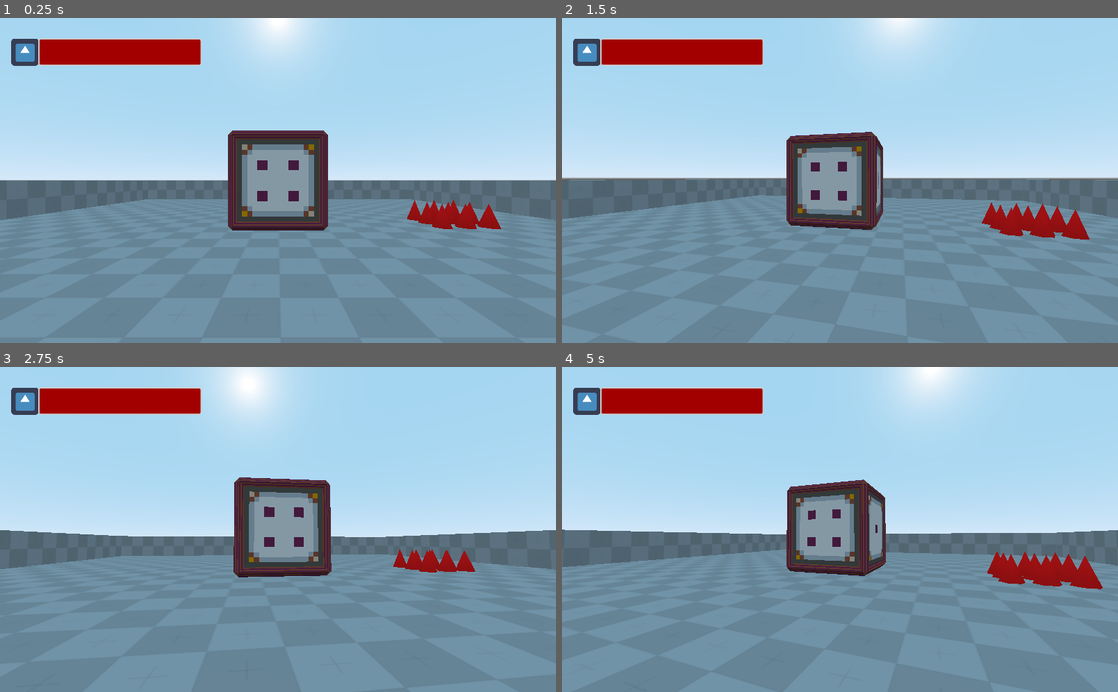
Above: before the commit, frames 1-4 (two rows, left to right).
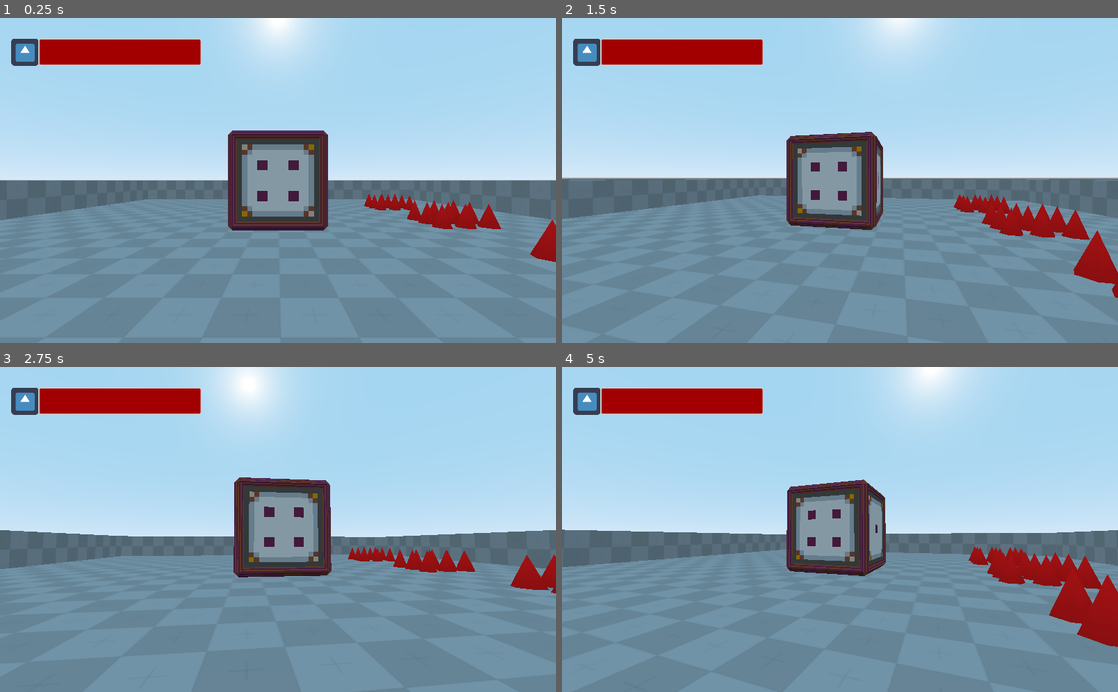
Above: after the commit, the same moments.

Repository: artbydaelok/CubeGame
Game: Godot game, scene res://Game.tscn
Two runs of this game, one before a commit and one after it. Both use one fixed random seed, a clock stepped at 60 frames per second and the inputs below. The engine's default icon, where the game draws it, is replaced by a stand-in: a white triangle on a blue panel in a dark square.
Inputs (mouse positions are in pixels of both pictures, inside the frame that each line leads up to):
- Up to frame 1 (0.25 s): no input
- Up to frame 2 (1.5 s): move the mouse to (867, 180) at 0.52 s; hold Mouse wheel up (zoom_in) 0.53-1.28 s; hold Up (ui_up) from 0.53 s (still down); move the mouse to (812, 180) at 1.27 s; tap Mouse wheel down (zoom_out) at 1.35 s
- Up to frame 3 (2.75 s): keep holding Up (ui_up); move the mouse to (289, 523) at 2.02 s; hold Mouse wheel up (zoom_in) from 2.03 s (still down)
- Up to frame 4 (5 s): keep holding Up (ui_up); move the mouse to (834, 536) at 2.77 s; release Mouse wheel up (zoom_in) at 2.78 s; tap Mouse wheel down (zoom_out) at 2.85, 4.35 s; move the mouse to (878, 532) at 3.52 s; hold Mouse wheel up (zoom_in) 3.53-4.28 s; move the mouse to (795, 526) at 4.27 s

The runs differ from the first frame. In frame 1, 0.6% of the frame differs, in the area x 65-100%, y 54-76%; in frame 2, 1.1%; in frame 3, 0.8%; in frame 4, 1.9%, in the area x 73-100%, y 55-87%.

Commit message:
Added random direction for spikes and started development of flame tiles

Diff:
--- a/Game.tscn
+++ b/Game.tscn
@@ -36,6 +36,12 @@
 
 [node name="Hazards" type="Spatial" parent="LevelLayer/Level"]
 
+[node name="Spikes2" parent="LevelLayer/Level" instance=ExtResource( 5 )]
+transform = Transform( 1, 0, 0, 0, 1, 0, 0, 0, 1, 4, 0, 3 )
+
+[node name="Spikes3" parent="LevelLayer/Level" instance=ExtResource( 5 )]
+transform = Transform( 1, 0, 0, 0, 1, 0, 0, 0, 1, 4, 0, -3 )
+
 [node name="Interface" type="CanvasLayer" parent="."]
 
 [node name="Interface" type="Control" parent="Interface"]
--- /dev/null
+++ b/Hazards/FlameTile.tscn
@@ -0,0 +1,10 @@
+[gd_scene load_steps=2 format=2]
+
+[sub_resource type="BoxShape" id=1]
+extents = Vector3( 0.5, 0.5, 0.5 )
+
+[node name="FlameTile" type="Area"]
+
+[node name="CollisionShape" type="CollisionShape" parent="."]
+transform = Transform( 1, 0, 0, 0, 1, 0, 0, 0, 1, 0, 0.5, 0 )
+shape = SubResource( 1 )
